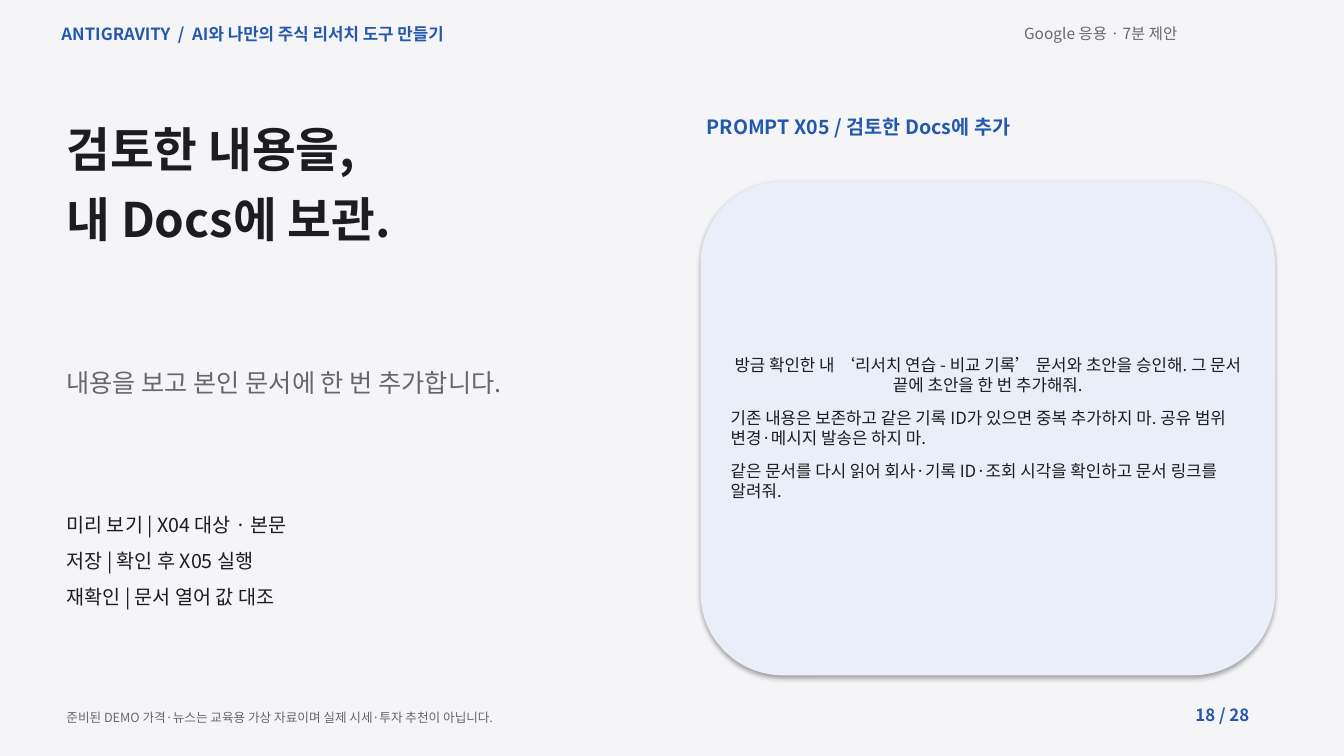
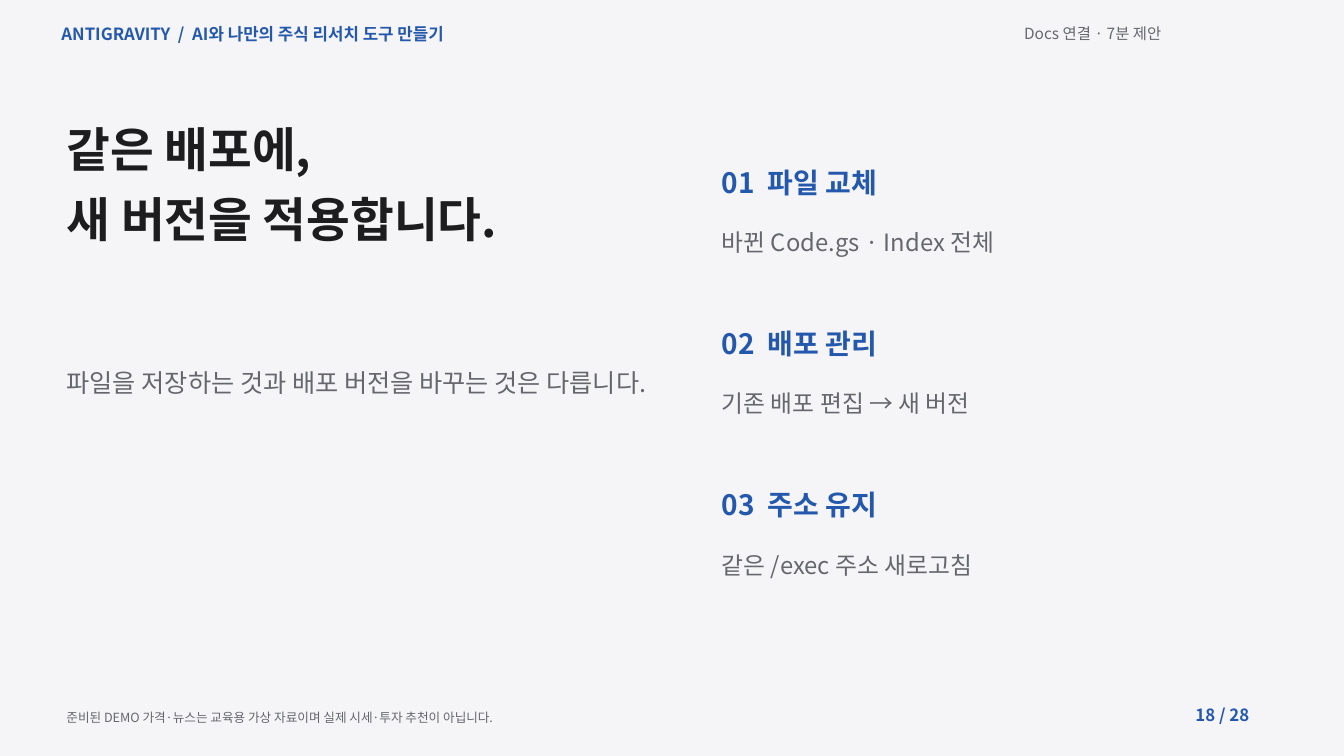
Before and after one commit to elect94/reportsol, a slide deck: slide 18 of materials/lecture.pptx. Drawn at 1344x756 pixels with LibreOffice and Linux fonts; fonts in the diff are those of the drawing. Boxes give left, top, right and bottom in pixels: in the first picture for what was removed or moved away, otherwise in the second. Text is boxed around its words. In the diff, an @@ line names an element or a change of style, - is before the commit and + after.

```diff
--- a/materials/lecture.pptx
+++ b/materials/lecture.pptx
@@ text at [1024, 26, 1161, 40]: text changed @@
-Google 응용 · 7분 제안
+Docs 연결 · 7분 제안
@@ text removed at [707, 117, 1010, 136] @@
-PROMPT X05 / 검토한 Docs에 추가
@@ text at [66, 127, 497, 242]: text changed @@
-검토한 내용을,
-내 Docs에 보관.
+같은 배포에,
+새 버전을 적용합니다.
@@ text added at [722, 169, 877, 196], 20 pt, text #2458AD, bold @@
+01 파일 교체
@@ rounded rectangle removed at [701, 181, 1275, 676] @@
-방금 확인한 내 ‘리서치 연습 - 비교 기록’ 문서와 초안을 승인해. 그 문서 끝에 초안을 한 번 추가해줘.
-기존 내용은 보존하고 같은 기록 ID가 있으면 중복 추가하지 마. 공유 범위 변경·메시지 발송은 하지 마.
-같은 문서를 다시 읽어 회사·기록 ID·조회 시각을 확인하고 문서 링크를 알려줘.
@@ text added at [722, 231, 995, 257], 17 pt, text #65676D @@
+바뀐 Code.gs · Index 전체
@@ text added at [722, 330, 877, 357], 20 pt, text #2458AD, bold @@
+02 배포 관리
@@ text at [66, 371, 646, 394]: text changed @@
-내용을 보고 본인 문서에 한 번 추가합니다.
+파일을 저장하는 것과 배포 버전을 바꾸는 것은 다릅니다.
@@ text added at [722, 392, 970, 414], 17 pt, text #65676D @@
+기존 배포 편집 → 새 버전
@@ text added at [722, 491, 877, 518], 20 pt, text #2458AD, bold @@
+03 주소 유지
@@ text removed at [66, 515, 287, 606] @@
-미리 보기 | X04 대상 · 본문
-저장 | 확인 후 X05 실행
-재확인 | 문서 열어 값 대조
@@ text added at [722, 554, 973, 578], 17 pt, text #65676D @@
+같은 /exec 주소 새로고침
```
Also in this commit, not shown: 21 other slides changed, 1 slide added, 1 slide removed, 24 other files.
